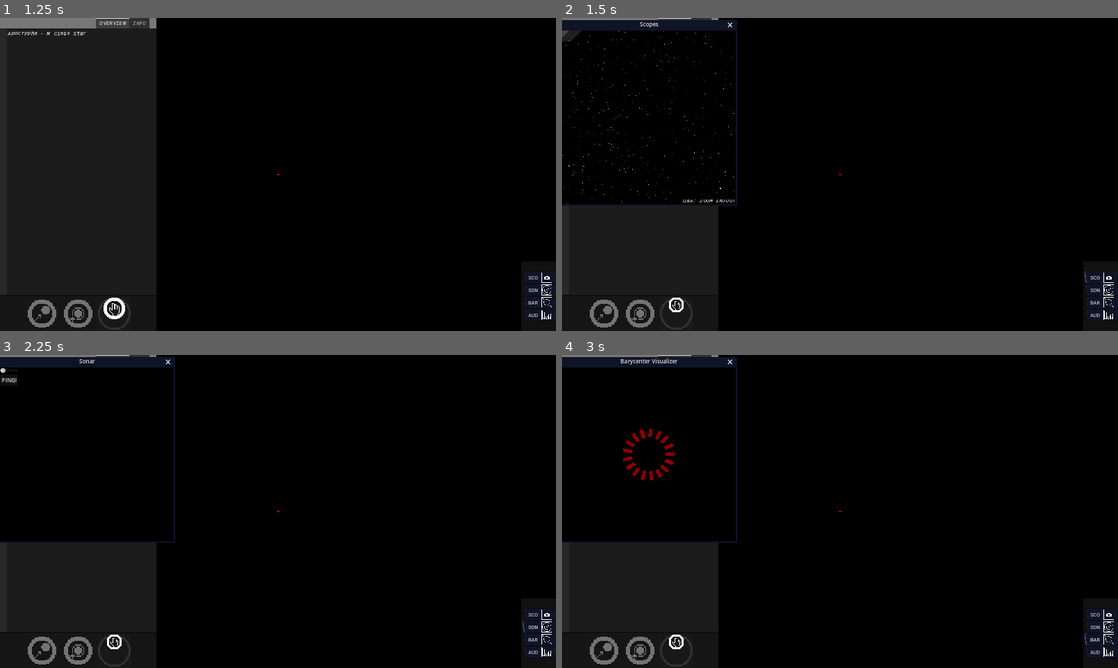
Above: before the commit, frames 1-4 (two rows, left to right).
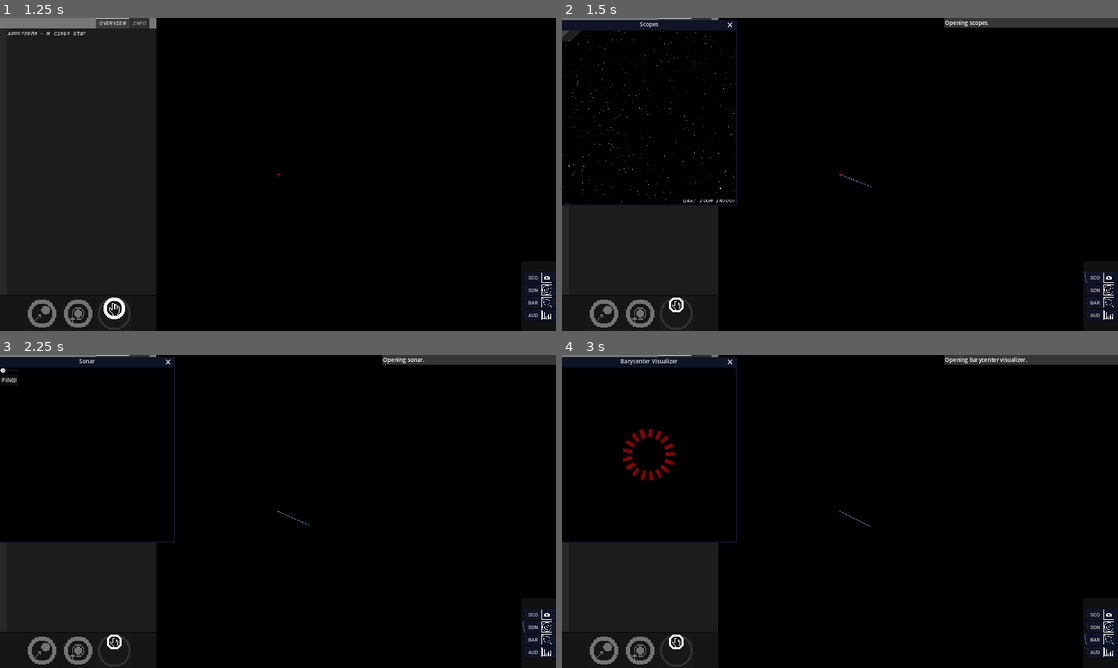
Above: after the commit, the same moments.

Repository: KermitGodFrog/Stellar-Cartography
Game: Godot game, scene res://Scenes/Game Master/gameMaster.tscn
Two runs of this game, one before a commit and one after it. Both use one fixed random seed, a clock stepped at 60 frames per second and the inputs below. Sound files missing from this copy of the repository are replaced by a short silence.
Inputs (mouse positions are in pixels of both pictures, inside the frame that each line leads up to):
- Up to frame 1 (1.25 s): click (116, 312) at 0.5 s
- Up to frame 2 (1.5 s): click "SCO" at 1.25 s
- Up to frame 3 (2.25 s): click "SON" at 2 s
- Up to frame 4 (3 s): click "BAR" at 2.75 s

Frame 1 is identical in both runs. In frame 2, 1.0% of the frame differs, in the area x 50-100%, y 0-54%; in frame 3, 1.0%; in frame 4, 1.0%.

Commit message:
Arc/line to indicate which way scopes are facing.

Diff:
--- a/Scenes/Barycenter Visualizer/barycenter_visualizer.gd
+++ b/Scenes/Barycenter Visualizer/barycenter_visualizer.gd
@@ -29,7 +29,7 @@
 
 					var closest_point = get_closest_point_to_direction(dir)
 
-					points[closest_point] = 1.0 + magnitude
+					points[closest_point] = 5.0 + magnitude
 	queue_redraw()
 	pass
 
--- a/Scenes/Game/game.gd
+++ b/Scenes/Game/game.gd
@@ -56,7 +56,7 @@
 		#_on_switch_star_system(new)
 
 	createWorld()
-	world.createPlayer(3, 2, 10)
+	world.createPlayer(3, 3, 10)
 	world.player.resetJumpsRemaining()
 
 	#new game stuff
@@ -324,19 +324,23 @@
 
 func _on_system_3d_popup():
 	$system_3d_window.popup()
+	_on_add_console_item("Opening scopes.", Color("353535"), 50)
 	pass
 
 func _on_sonar_popup():
 	$sonar_window.popup()
+	_on_add_console_item("Opening sonar.", Color("353535"), 50)
 	pass
 
 func _on_barycenter_popup():
 	$barycenter_visualizer_window.popup()
+	_on_add_console_item("Opening barycenter visualizer.", Color("353535"), 50)
 	pass
 
 func _on_audio_visualizer_popup():
 	audio_visualizer._on_popup()
 	$audio_visualizer_window.popup()
+	_on_add_console_item("Opening audio visualizer.", Color("353535"), 50)
 	pass
 
 func _on_station_popup():
--- a/Scenes/System Map/console.gd
+++ b/Scenes/System Map/console.gd
@@ -8,11 +8,11 @@
 	pass
 
 func _physics_process(delta):
+	force_update_list_size()
 	for item in item_count:
 		var metadata = get_item_metadata(item)
 		if metadata:
 			set_item_metadata(item, maxi(0, metadata - delta))
-			print(metadata)
 			if get_item_metadata(item) == 0: remove_item(item)
 
 	if item_count < (MAX_ITEM_COUNT + 1):
--- a/Scenes/System Map/system_map.gd
+++ b/Scenes/System Map/system_map.gd
@@ -226,8 +226,8 @@
 	draw_line(player_position_matrix[0], player_position_matrix[1], Color.ANTIQUE_WHITE, size_exponent)
 	draw_circle(player_position_matrix[0], size_exponent, Color.WHITE)
 	if camera_target_position != Vector2.ZERO:
-		draw_circle(camera_target_position, size_exponent, Color.LIGHT_SKY_BLUE)
-		draw_circle(camera_target_position, size_exponent * 0.8, Color.WEB_GRAY)
+		draw_circle(camera_target_position, size_exponent * 1.5, Color.LIGHT_SKY_BLUE)
+		draw_line(player_position_matrix[0], player_position_matrix[0] + (player_position_matrix[0].direction_to(camera_target_position) * 100.0), Color.LIGHT_SKY_BLUE, size_exponent)
 	#draw_texture_rect(camera_here_tex, Rect2(Vector2(camera_target_position.x - size_exponent, camera_target_position.y - size_exponent), Vector2(size_exponent,size_exponent)), false)
 	pass
 
--- a/default_bus_layout.tres
+++ b/default_bus_layout.tres
@@ -12,3 +12,15 @@
 bus/1/send = &"Master"
 bus/1/effect/0/effect = SubResource("AudioEffectSpectrumAnalyzer_cy6sp")
 bus/1/effect/0/enabled = true
+bus/2/name = &"SFX"
+bus/2/solo = false
+bus/2/mute = false
+bus/2/bypass_fx = false
+bus/2/volume_db = 0.0
+bus/2/send = &"Master"
+bus/3/name = &"Music"
+bus/3/solo = false
+bus/3/mute = false
+bus/3/bypass_fx = false
+bus/3/volume_db = 0.0
+bus/3/send = &"Master"
